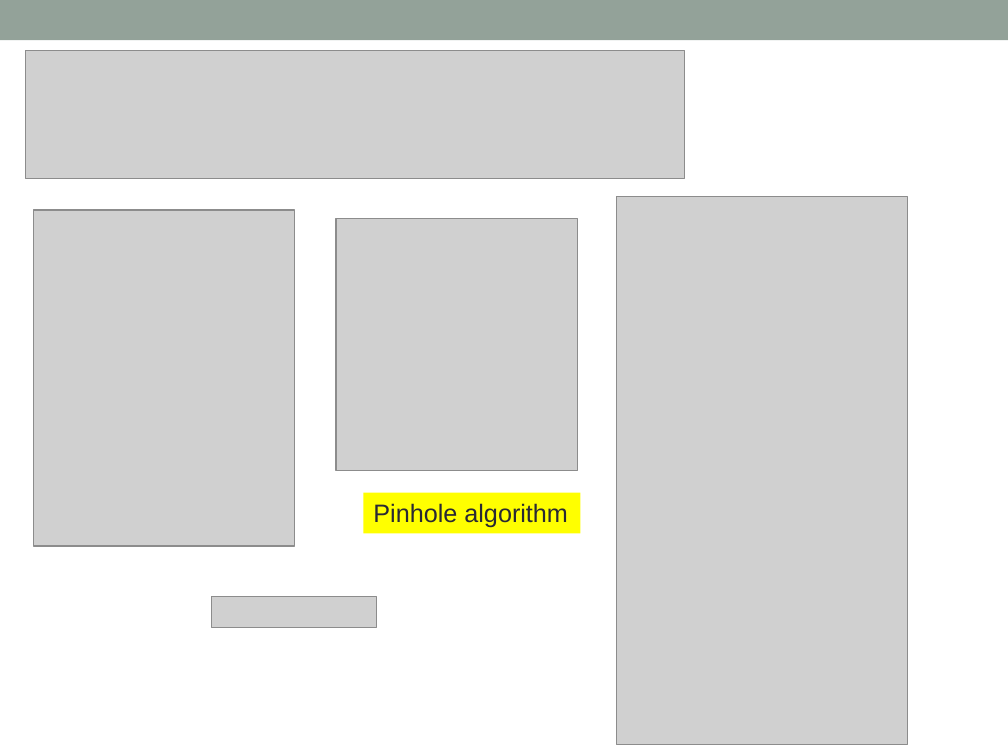
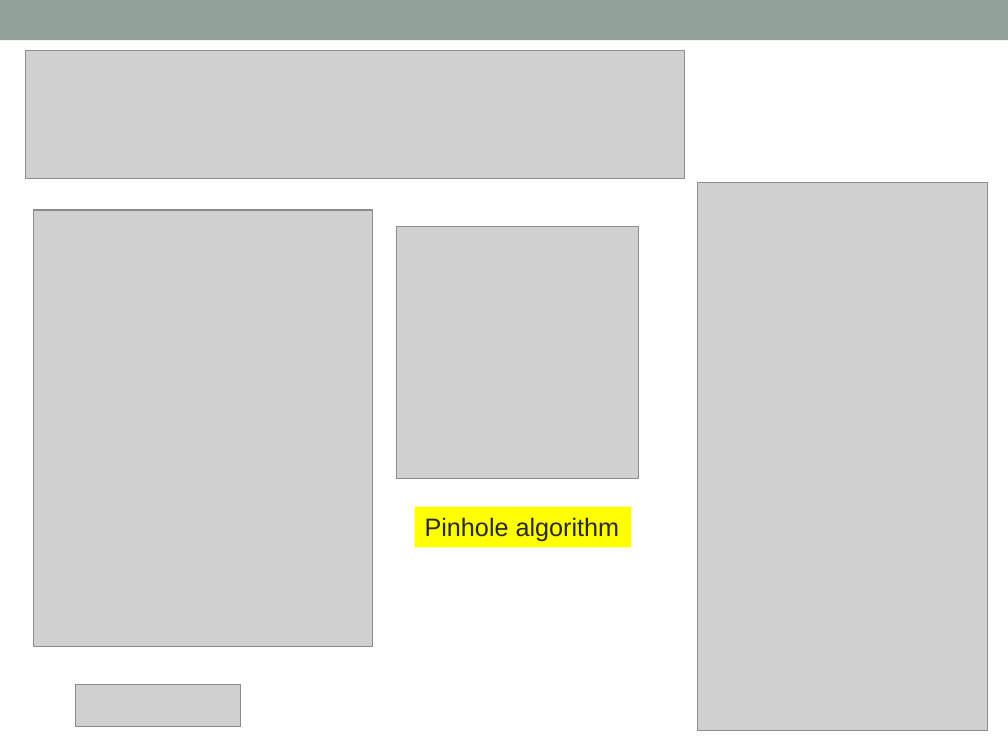
Before and after one commit to alphacentaury-github/NPSS2020, a slide deck: slide 18 of 20211002_BCC_OMEG.pptx (slide 14 before the commit). Drawn at 1008x756 pixels with LibreOffice and Linux fonts; fonts in the diff are those of the drawing; grey boxes stand for pictures. Boxes give left, top, right and bottom in pixels: in the first picture for what was removed or moved away, otherwise in the second. Text is boxed around its words. In the diff, an @@ line names an element or a change of style, - is before the commit and + after.

```diff
--- a/20211002_BCC_OMEG.pptx
+++ b/20211002_BCC_OMEG.pptx
@@ picture: place and size @@
-picture at bbox=[617, 197, 907, 745]
+picture at bbox=[698, 182, 988, 731]
@@ picture: place and size @@
-picture at bbox=[33, 210, 293, 545]
+picture at bbox=[33, 210, 372, 646]
@@ picture: place and size @@
-picture at bbox=[336, 219, 578, 471]
+picture at bbox=[397, 227, 639, 479]
@@ rectangle "Pinhole algorithm": place and size @@
-rectangle "Pinhole algorithm" at bbox=[364, 493, 581, 533]
+rectangle "Pinhole algorithm" at bbox=[414, 507, 631, 547]
@@ picture: place and size @@
-picture at bbox=[212, 597, 376, 628]
+picture at bbox=[76, 684, 240, 727]
```
Also in this commit, not shown: 5 other slides changed, 4 slides added, 2 other files.
